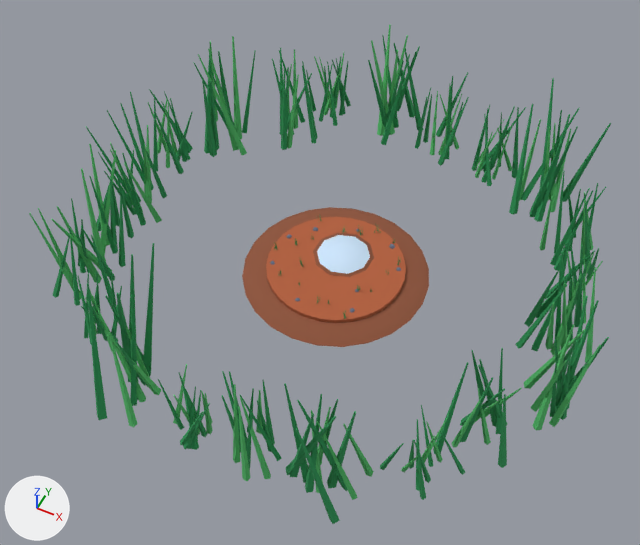
Before and after pictures for a commit that changed the glTF model game/assets/3d/env/clot_toad.glb.
Camera for both pictures: a 50 mm camera at (21.7, -46.6, 56.6) aimed at (0.0, -3.1, 2.2). Arrows for +X, +Y and +Z are at lower left; the lights stay in place. The older version comes first. Vertices at exactly the same position are counted once.

Script lines for the objects in view, before the commit:
```python
me_cone = bpy.data.meshes.new('Cone')
me_cone.from_pydata(...)  # 3295 vertices, 5114 faces; spans x -23.4..22.8, y -21.5..23.2, z -0.9..11.8
me_cone.materials.append(mat_colormap)  # picture img_colormap
ob_clottoadground = bpy.data.objects.new('ClotToadGround', me_cone)
ob_clottoadground.location = (0.0, 0.0, 0.0)
```
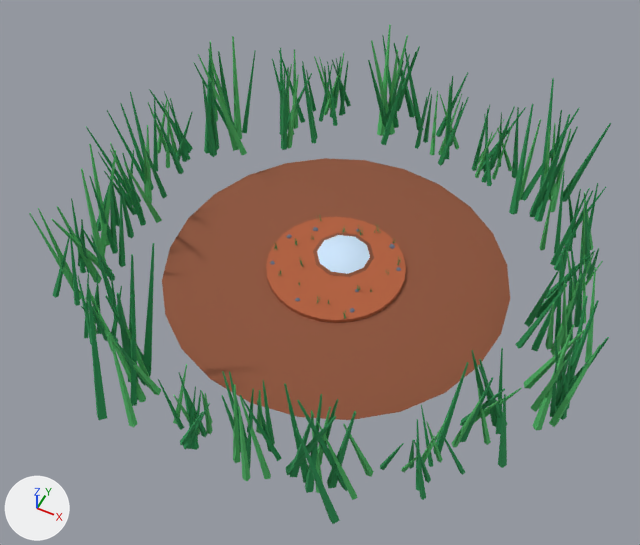
Where the change shows, as pixel boxes [x1, y1, x2, y2] in the pictures (640 x 545 px; the box of a moved part takes in the faces that stretch with it):
part 1 of me_cone, moved or reshaped: before [242, 207, 429, 347]; after [162, 158, 510, 420]

The change in detail:
me_cone has 3295 vertices, 5114 faces and spans x -23.4..22.8, y -21.5..23.2, z -0.9..11.8.
me_cone is used by ob_clottoadground; location (0.0, 0.0, 0.0).
me_cone part 1: the loose piece of 48 vertices spanning x -8.1..8.1, y -8.1..8.1, z -0.9..-0.4 is scaled about its middle by (1.85, 1.85, 1).
